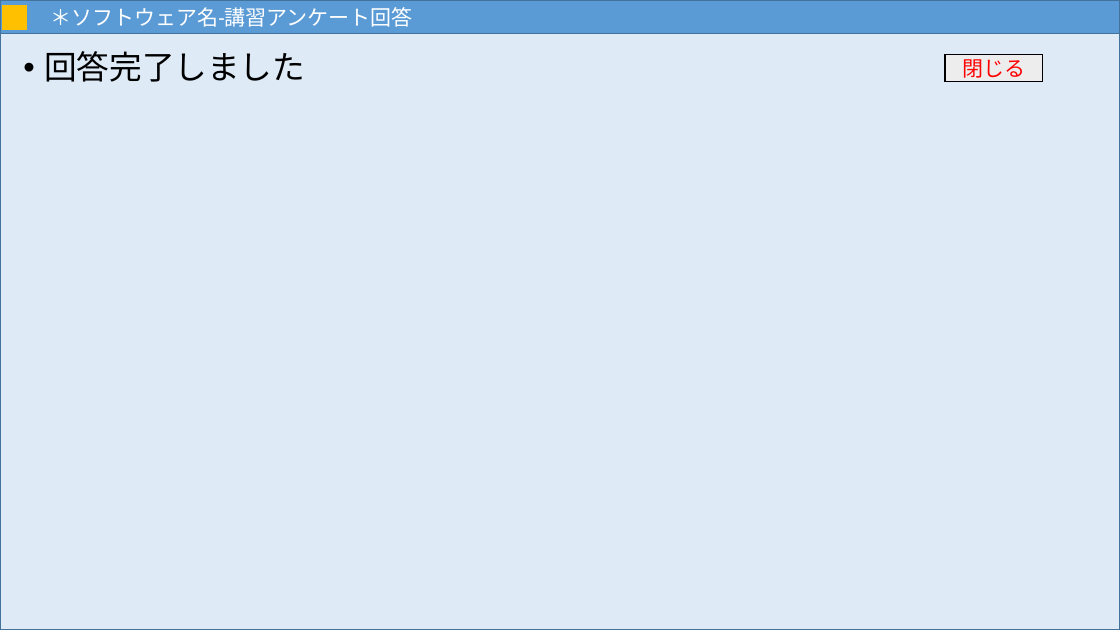
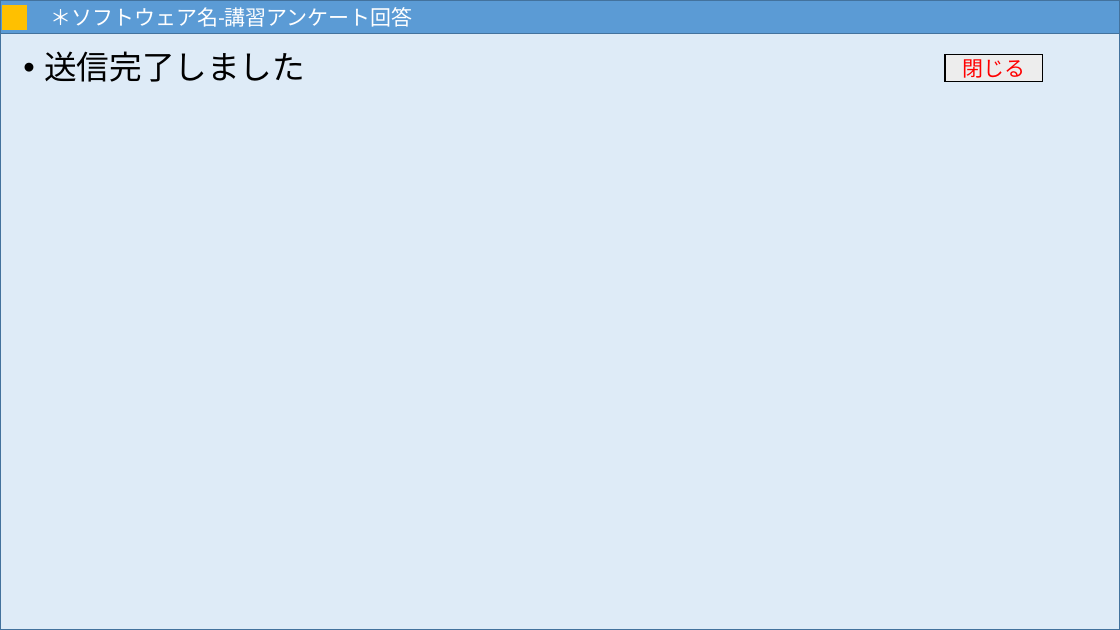
Before and after one commit to MNB-oda/MNB, a slide deck: slide 34 of 提出課題/外部設計書/画面設計.pptx. Drawn at 1120x630 pixels with LibreOffice and Linux fonts; fonts in the diff are those of the drawing. Boxes give left, top, right and bottom in pixels: in the first picture for what was removed or moved away, otherwise in the second. Text is boxed around its words. In the diff, an @@ line names an element or a change of style, - is before the commit and + after.

```diff
--- a/提出課題/外部設計書/画面設計.pptx
+++ b/提出課題/外部設計書/画面設計.pptx
@@ text at (44,51,305,82): text changed @@
-• 回答完了しました
+• 送信完了しました
```
Also in this commit, not shown: 16 other slides changed, 15 slides removed, 1 other file.
